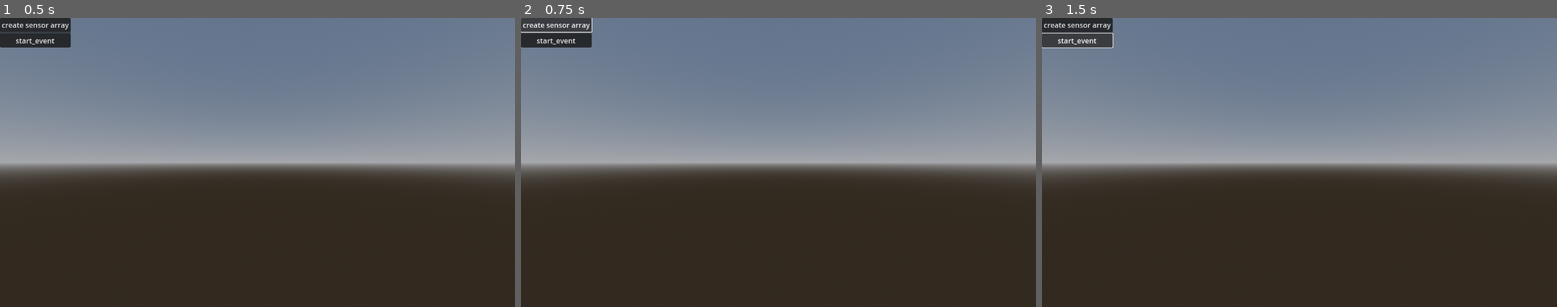
Above: before the commit, frames 1-3 (left to right).
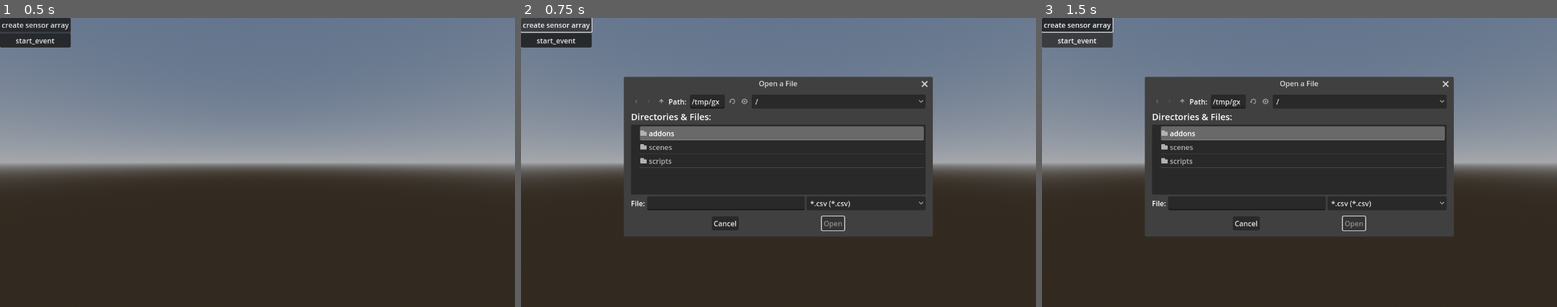
Above: after the commit, the same moments.

Repository: StamesJames/icecube-visualizer
Game: Godot game, scene res://scenes/base_scene.tscn
The game is run twice, just before and just after one commit, with the same random seed, the same clock (stepped at 60 frames per second) and the same inputs.
Inputs:
- Up to frame 1 (0.5 s): no input
- Up to frame 2 (0.75 s): click "create sensor array" at 0.5 s
- Up to frame 3 (1.5 s): click "start_event" at 1.25 s

Frame 1 is identical in both runs. In frame 2, 26% of the frame differs, in the area x 19-80%, y 20-76%; in frame 3, 26%, in the area x 0-80%, y 0-76%.

Commit message:
add: sensor array can be loaded from csv file now

Diff:
--- a/project.godot
+++ b/project.godot
@@ -14,6 +14,10 @@
 run/main_scene="res://scenes/base_scene.tscn"
 config/features=PackedStringArray("4.3", "GL Compatibility")
 config/icon="res://icon.svg"
+
+[display]
+
+window/subwindows/embed_subwindows=false
 
 [editor_plugins]
 
--- a/scenes/base_scene.gd
+++ b/scenes/base_scene.gd
@@ -1,55 +1,34 @@
 extends Node3D
 
 var sensor_ball_prefab := preload("res://scenes/sensor_ball.tscn")
+@onready var open_array_coords := %open_array_coords
 
-var current_time := 0.0
-var running := false
-var sensors: Dictionary = {}
-var events: Array[EventData]
-var current_index := 0
-
-func _process(delta: float) -> void:
-	if running:
-		while self.current_index < events.size() && events[self.current_index].time <= current_time:
-			sensors[events[self.current_index].sensor_id].set_color(Color.RED)
-			current_index += 1
-		current_time += delta
-
-func create_sensor_balls(sensors_data: Array[SensorBallData]):
-	var root_node := Node3D.new()
-	root_node.name = "sensor_array"
-	self.add_child(root_node)
-	for sensor_data in sensors_data:
-		var new_sensor: SensorBall = sensor_ball_prefab.instantiate()
-		self.sensors[sensor_data.id] = new_sensor
-		new_sensor.name = "sensor_" + str(sensor_data.id)
-		new_sensor.position = sensor_data.position
-		new_sensor.id = sensor_data.id
-		root_node.add_child(new_sensor)
+func _on_create_sensor_array_pressed() -> void:
+	print("pick sensor array file")
+	open_array_coords.current_dir = "~/"
+	open_array_coords.visible = true
 
 
-
-func _on_create_sensor_array_pressed() -> void:
-	var sensores_arr: Array[SensorBallData] = []
-	var id = 0
-	for x in range(0,10):
-		for y in range(0,10):
-			for z in range(0,50):
-				sensores_arr.push_back(SensorBallData.new(Vector3(x,y,z), id))
-				id += 1
-	create_sensor_balls(sensores_arr)
-
-
-func generate_event() -> Array[EventData]:
-	var arr : Array[EventData] = []
-	for key in self.sensors:
-		var value = sensors[key]
-		var new_event = EventData.new(value.position.length(), value.id)
-		arr.push_back(new_event)
-	return arr
-
-
-func _on_start_event_pressed() -> void:
-	running = true
-	self.events = generate_event()
-	self.events.sort_custom(func(a,b): return a.time < b.time)
+func _on_open_array_coords_file_selected(path:String) -> void:
+	print(path)
+	var array_file := FileAccess.open(path, FileAccess.READ)
+	var line := 0
+	while !array_file.eof_reached():
+		line += 1
+		var csv_line = array_file.get_csv_line()
+		if csv_line.size() == 0:
+			continue
+		if csv_line.size() == 1 && csv_line[0] == "":
+			continue
+		if csv_line.size() < 5:
+			print(csv_line)
+			printerr("Error in csv file at " + path + " line " + str(line) + " has " + str(csv_line.size()) + " fields instead of 5")
+			return
+		# var line_id := csv_line[0]
+		# var ball_id := csv_line[1]
+		var x := float(csv_line[2])
+		var y := float(csv_line[4])
+		var z := float(csv_line[3])
+		var new_ball : SensorBall = sensor_ball_prefab.instantiate()
+		self.add_child(new_ball)
+		new_ball.global_position = Vector3(x, y, z)
--- a/scenes/base_scene.tscn
+++ b/scenes/base_scene.tscn
@@ -36,11 +36,21 @@
 text = "start_event
 "
 
+[node name="open_array_coords" type="FileDialog" parent="CanvasLayer"]
+unique_name_in_owner = true
+title = "Open a File"
+initial_position = 1
+size = Vector2i(675, 320)
+ok_button_text = "Open"
+file_mode = 0
+access = 2
+filters = PackedStringArray("*.csv")
+
 [node name="CharacterBody3D" type="CharacterBody3D" parent="."]
 script = ExtResource("2_84iae")
-SPEED = 10.0
+SPEED = 100.0
 
 [node name="Camera3D" type="Camera3D" parent="CharacterBody3D"]
 
 [connection signal="pressed" from="CanvasLayer/PanelContainer/VBoxContainer/create_sensor_array" to="." method="_on_create_sensor_array_pressed"]
-[connection signal="pressed" from="CanvasLayer/PanelContainer/VBoxContainer/start_event" to="." method="_on_start_event_pressed"]
+[connection signal="file_selected" from="CanvasLayer/open_array_coords" to="." method="_on_open_array_coords_file_selected"]
--- a/scenes/character_body_3d.gd
+++ b/scenes/character_body_3d.gd
@@ -6,7 +6,7 @@
 func _physics_process(_delta: float) -> void:
 	var input_dir := Input.get_vector("left", "right", "forward", "backward")
 	var input_vertical := Input.get_axis("down", "up")
-	var input_rot := Input.get_axis("rot_left", "rot_right")
+	# var input_rot := Input.get_axis("rot_left", "rot_right")
 	var direction := (transform.basis * Vector3(input_dir.x, input_vertical, input_dir.y)).normalized()
 	if direction:
 		velocity.x = direction.x * SPEED
--- a/scenes/sensor_ball.tscn
+++ b/scenes/sensor_ball.tscn
@@ -13,7 +13,7 @@
 script = ExtResource("1_xy2ic")
 
 [node name="visualse" type="Node3D" parent="."]
-transform = Transform3D(0.5, 0, 0, 0, 0.5, 0, 0, 0, 0.5, 0, 0, 0)
+transform = Transform3D(10, 0, 0, 0, 10, 0, 0, 0, 10, 0, 0, 0)
 
 [node name="ball" type="MeshInstance3D" parent="visualse"]
 unique_name_in_owner = true
Not shown, changed: .gitignore
